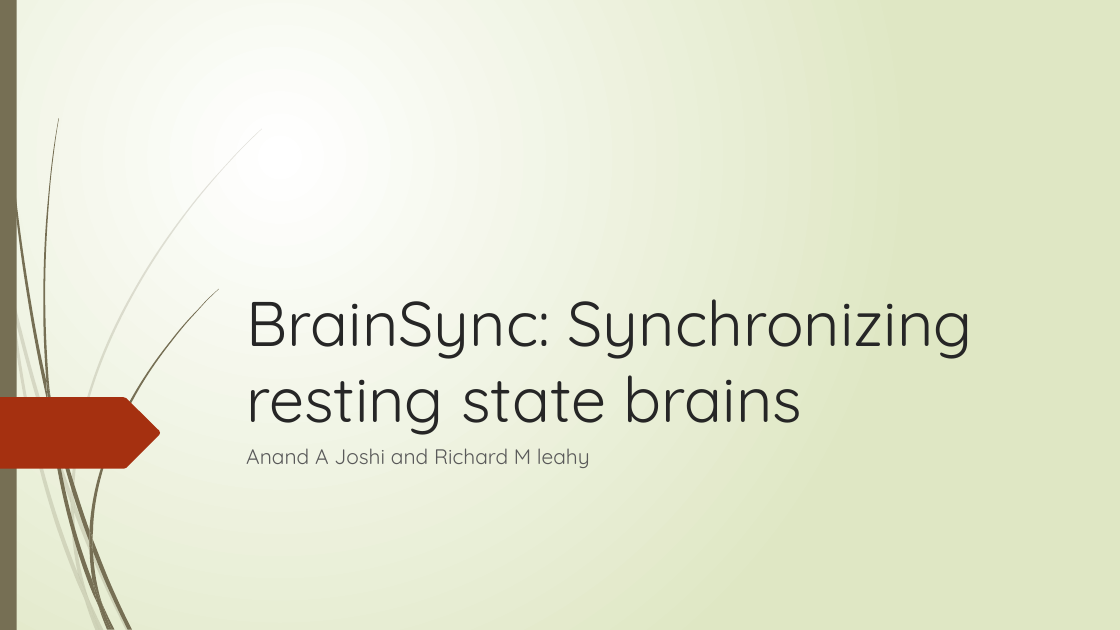
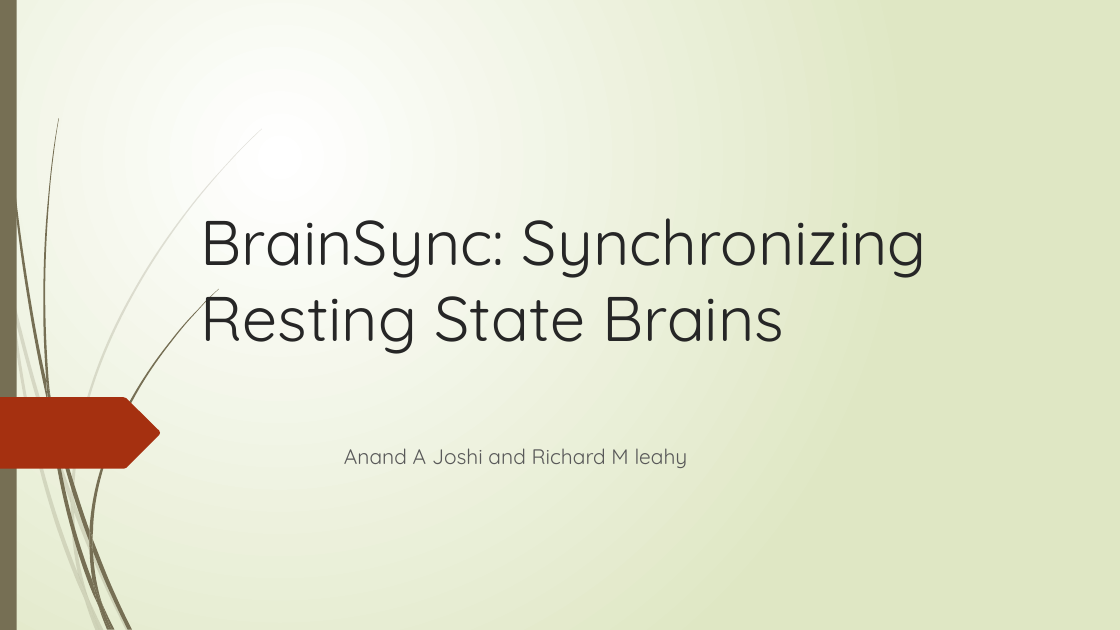
Before and after one commit to ajoshiusc/cortical_parcellation, a slide deck: slide 1 of docs/brain_sync.pptx. Drawn at 1120x630 pixels with LibreOffice and Linux fonts; fonts in the diff are those of the drawing. Boxes give left, top, right and bottom in pixels: in the first picture for what was removed or moved away, otherwise in the second. Text is boxed around its words. In the diff, an @@ line names an element or a change of style, - is before the commit and + after.

```diff
--- a/docs/brain_sync.pptx
+++ b/docs/brain_sync.pptx
@@ title at (201, 218, 927, 354): text changed @@
-BrainSync: Synchronizing resting state brains
+BrainSync: Synchronizing Resting State Brains
@@ subtitle "Anand A Joshi and Richard ...": place and size @@
-subtitle "Anand A Joshi and Richard ..." at (246, 448, 590, 468)
+subtitle "Anand A Joshi and Richard ..." at (344, 448, 688, 468)
```
Also in this commit, not shown: 8 other slides changed, 3 slides added, 2 slides removed, 5 other files.
